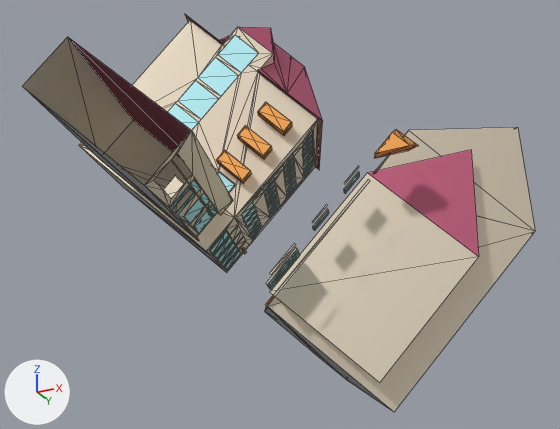
Renders of the glTF model samples/1.1/3dcitydb_shaders_ingolstadt/content/2_3_3.glb from each side of a commit.
One viewpoint serves both versions: a 50 mm camera at (127.48, 29.0, 434.85) aimed at (97.69, 88.58, 461.66). The axes (+X, +Y, +Z) are drawn at lower left. The lights are the same throughout. The older version comes first. Mesh edges are drawn as thin lines. Where no turn or scale is listed for an object, it has been applied to the vertices.
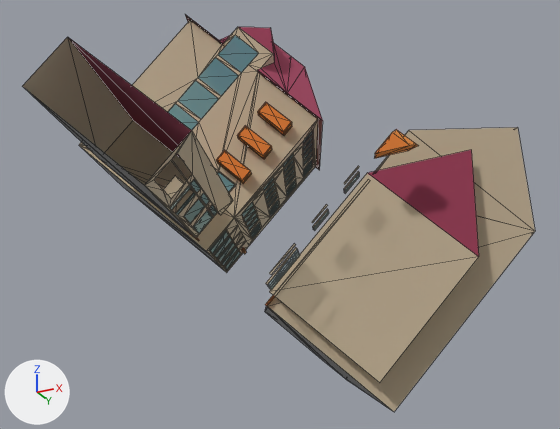
The newer file is also turned or shifted as a whole; pictures and numbers use the older file's frame.

Changed parts and their boxes (x1, y1, x2, y2) in the pictures (560 x 429 px):
'mesh', surface changed: (23, 14, 535, 412) in both

What the commit changed:
In material 'Material_0' (mat_material_0), roughness goes from 0.631 to 1.0.
In material 'Material_5' (mat_material_5), roughness goes from 0.631 to 1.0.
In material 'Material_6' (mat_material_6), roughness goes from 0.631 to 1.0.
In material 'Material_7' (mat_material_7), roughness goes from 0.631 to 1.0.
In material 'Material_7' (mat_material_7), alpha goes from 1.0 to 0.4.
